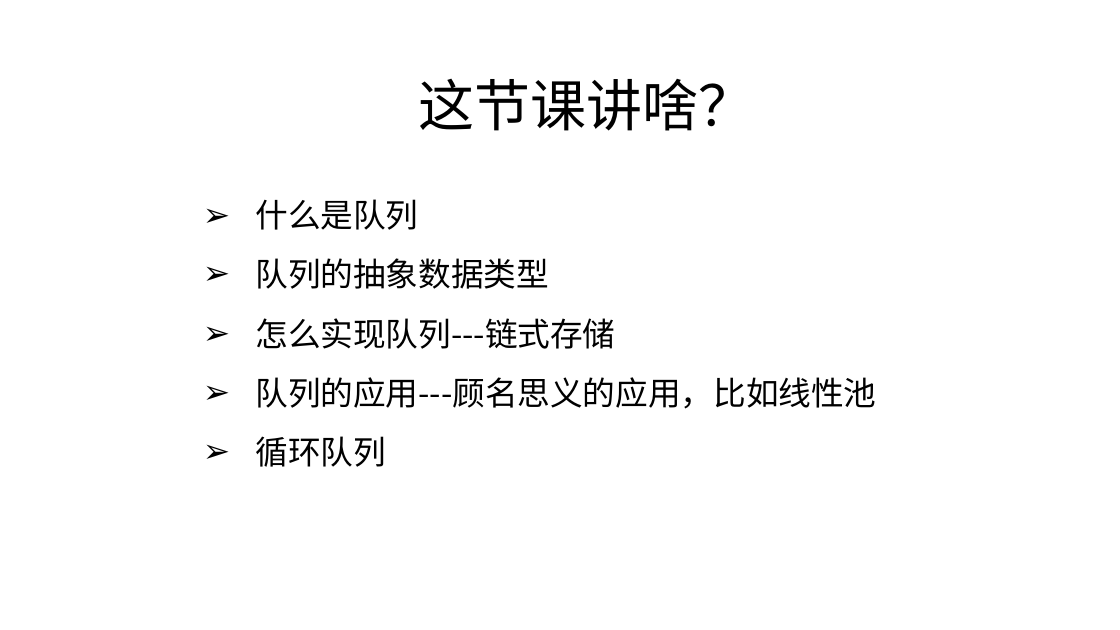
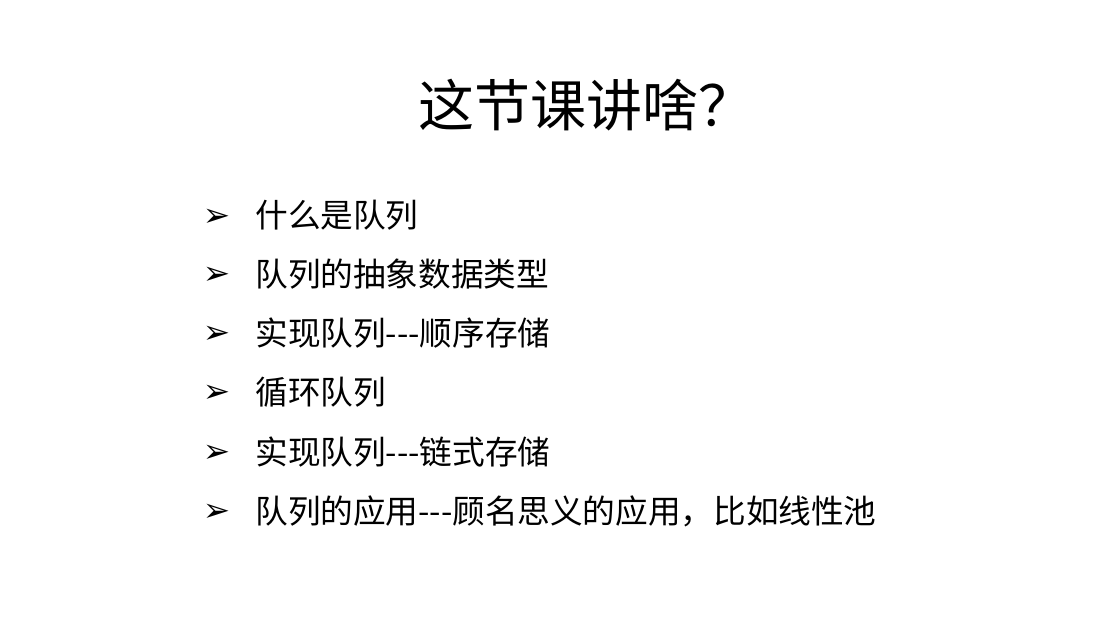
Before and after one commit to zjyesir/hmc_data_structure, a slide deck: slide 2 of ppt/3.2 队列.pptx. Drawn at 1120x630 pixels with LibreOffice and Linux fonts; fonts in the diff are those of the drawing; background and template pictures are left out. Boxes give left, top, right and bottom in pixels: in the first picture for what was removed or moved away, otherwise in the second. Text is boxed around its words. In the diff, an @@ line names an element or a change of style, - is before the commit and + after.

Commit message:
队列

```diff
--- a/ppt/3.2 队列.pptx
+++ b/ppt/3.2 队列.pptx
@@ text at [255,317,550,467]: text changed @@
-➢ 怎么实现队列---链式存储
+➢ 实现队列---顺序存储
+➢ 循环队列
+➢ 实现队列---链式存储
@@ text at [255,436,386,467]: paragraph removed @@
-➢ 循环队列
```
Also in this commit, not shown: 3 other slides changed, 8 slides added, 2 slides removed, 13 other files.
